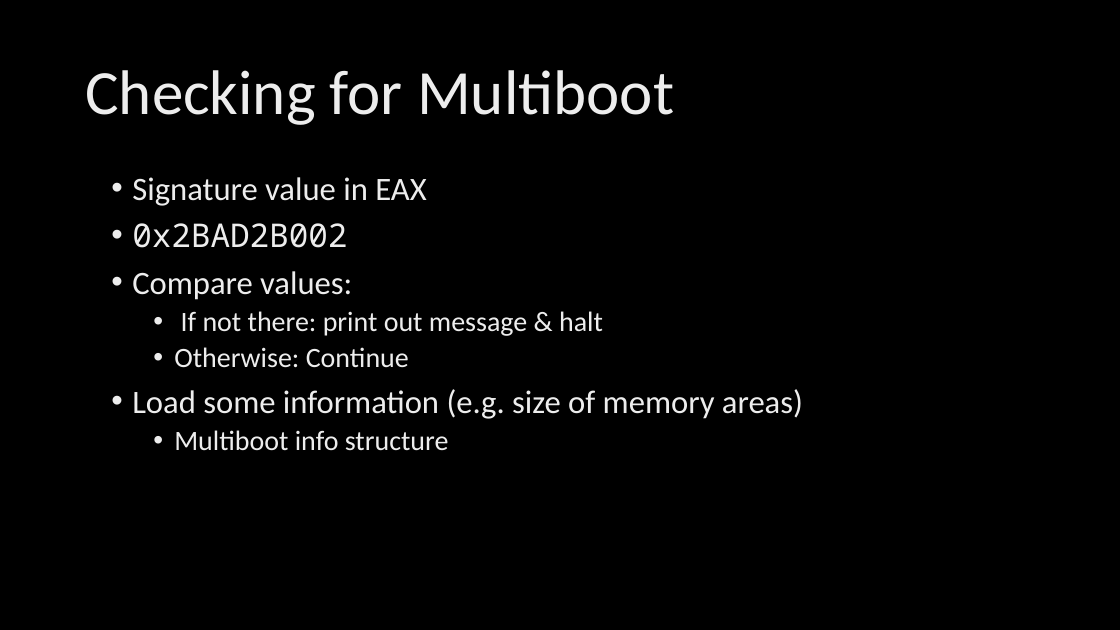
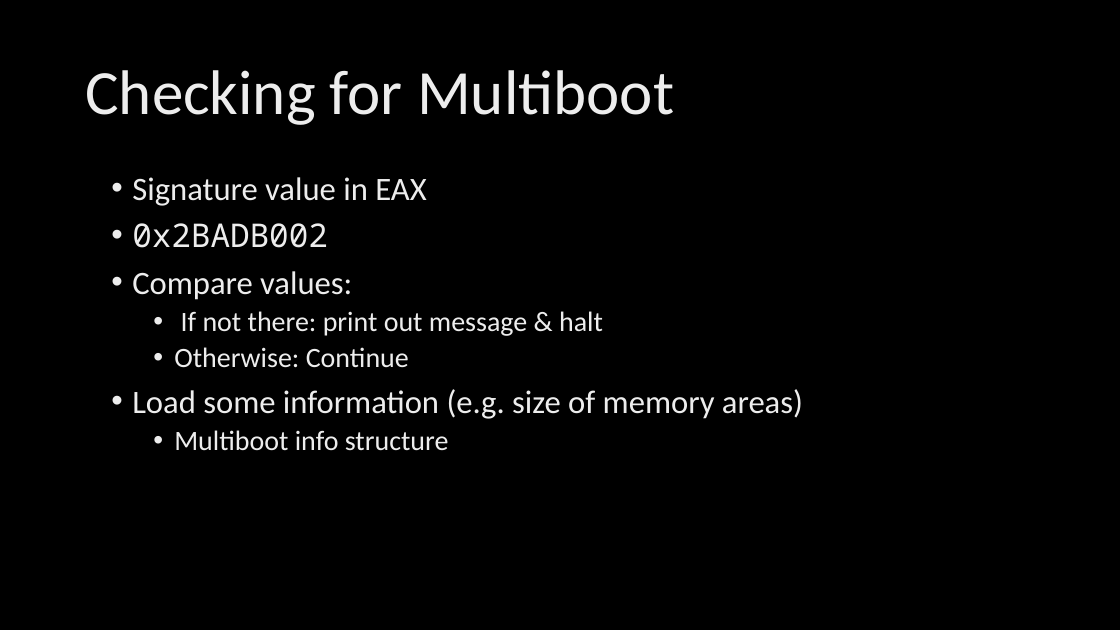
Before and after one commit to FlingOS/Getting-Started-Lectures, a slide deck: slide 5 of Weeks 3/Notes Week 3.pptx. Drawn at 1120x630 pixels with LibreOffice and Linux fonts; fonts in the diff are those of the drawing; background and template pictures are left out. Boxes give left, top, right and bottom in pixels: in the first picture for what was removed or moved away, otherwise in the second. Text is boxed around its words. In the diff, an @@ line names an element or a change of style, - is before the commit and + after.

```diff
--- a/Weeks 3/Notes Week 3.pptx
+++ b/Weeks 3/Notes Week 3.pptx
@@ text at <box>132,223,328,248</box>: text changed @@
-• 0x2BAD2B002
+• 0x2BADB002
```
Also in this commit, not shown: 1 other file.
